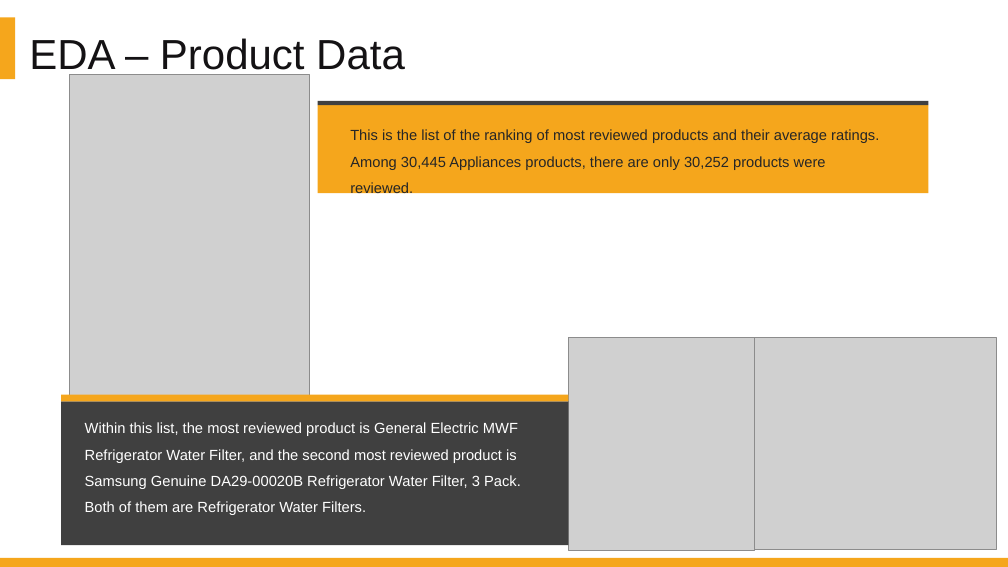
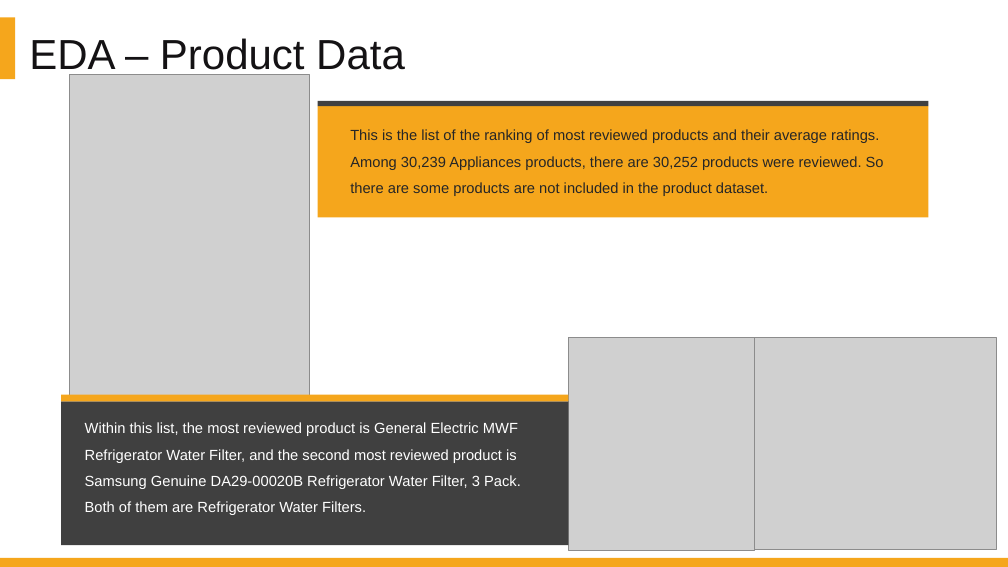
Before and after one commit to DATA-606-SPRING-2022/Jin_DATA606, a slide deck: slide 21 of presentation/Project_Presentation_EDA_v1.1.pptx. Drawn at 1008x567 pixels with LibreOffice and Linux fonts; fonts in the diff are those of the drawing; grey boxes stand for pictures. Boxes give left, top, right and bottom in pixels: in the first picture for what was removed or moved away, otherwise in the second. Text is boxed around its words. In the diff, an @@ line names an element or a change of style, - is before the commit and + after.

```diff
--- a/presentation/Project_Presentation_EDA_v1.1.pptx
+++ b/presentation/Project_Presentation_EDA_v1.1.pptx
@@ rectangle resized from (x1=318, y1=105, x2=929, y2=194) to (x1=318, y1=106, x2=929, y2=217) @@
@@ text at (x1=350, y1=129, x2=884, y2=196): text changed @@
-This is the list of the ranking of most reviewed products and their average ratings. Among 30,445 Appliances products, there are only 30,252 products were reviewed.
+This is the list of the ranking of most reviewed products and their average ratings. Among 30,239 Appliances products, there are 30,252 products were reviewed. So there are some products are not included in the product dataset.
```
Also in this commit, not shown: 1 other slide changed, 1 slide added, 1 other file.
